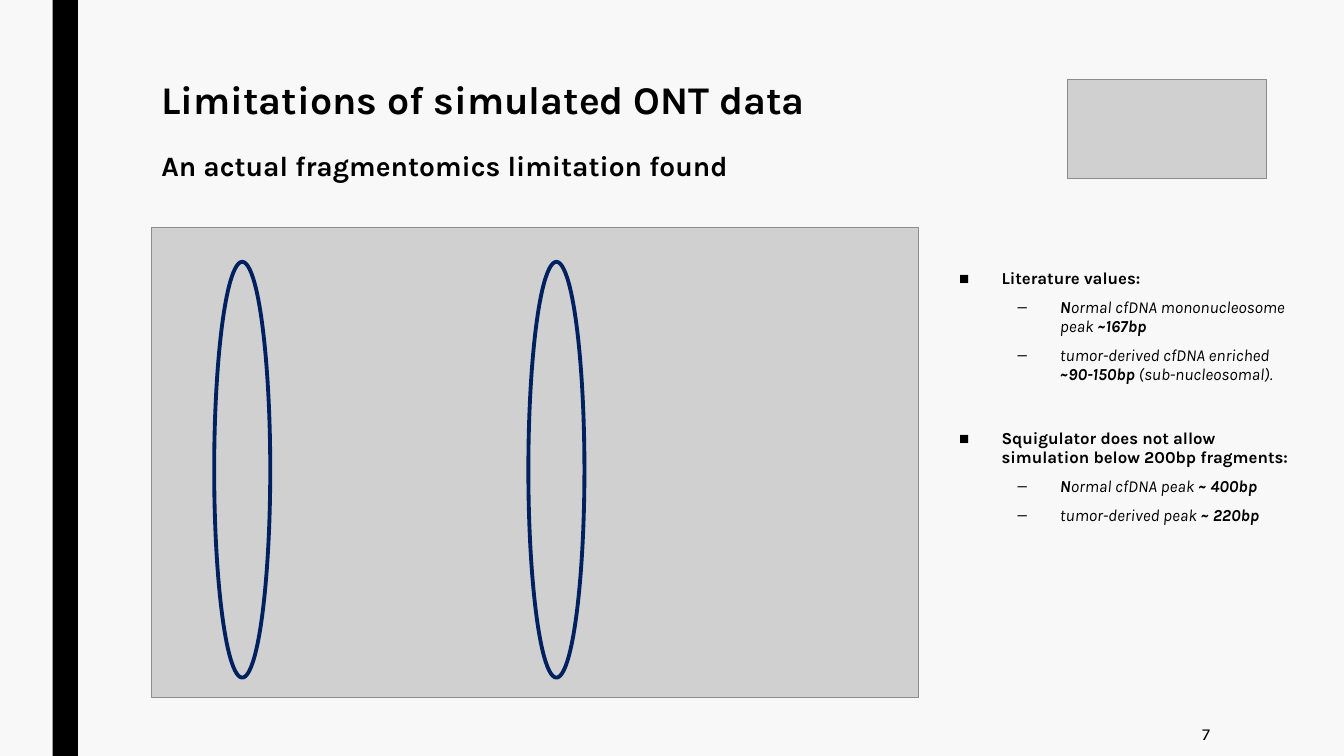
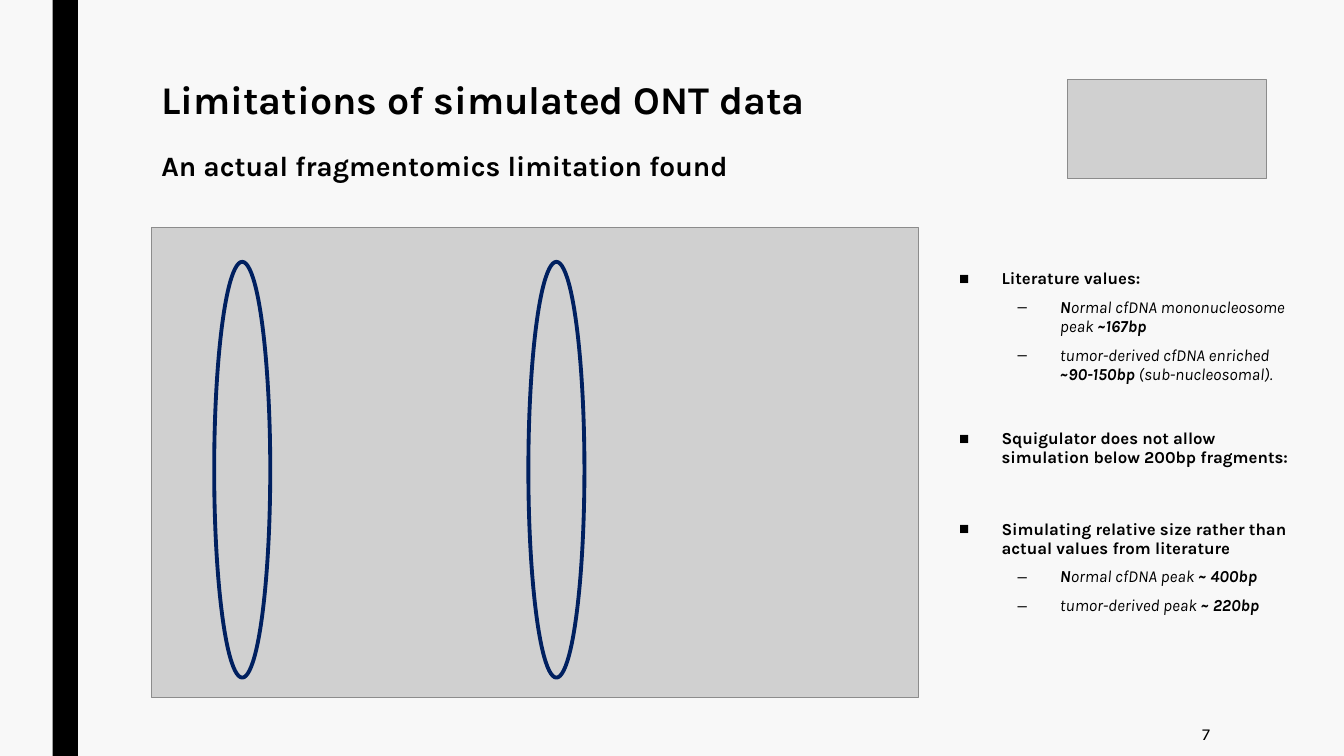
Before and after one commit to jurtasun/presentations, a slide deck: slide 23 of 202609_vhio_symposium/202609_vhio_technical.ppt (slide 13 before the commit). Drawn at 1344x756 pixels with LibreOffice and Linux fonts; fonts in the diff are those of the drawing; grey boxes stand for pictures. Boxes give left, top, right and bottom in pixels: in the first picture for what was removed or moved away, otherwise in the second. Text is boxed around its words. In the diff, an @@ line names an element or a change of style, - is before the commit and + after.

```diff
--- a/202609_vhio_symposium/202609_vhio_technical.ppt
+++ b/202609_vhio_symposium/202609_vhio_technical.ppt
@@ text at <box>1002,523,1286,555</box>: paragraph added @@
+■ Simulating relative size rather than actual values from literature
```
Also in this commit, not shown: 11 other slides changed, 6 slides added, 2 slides removed, 11 other files.
